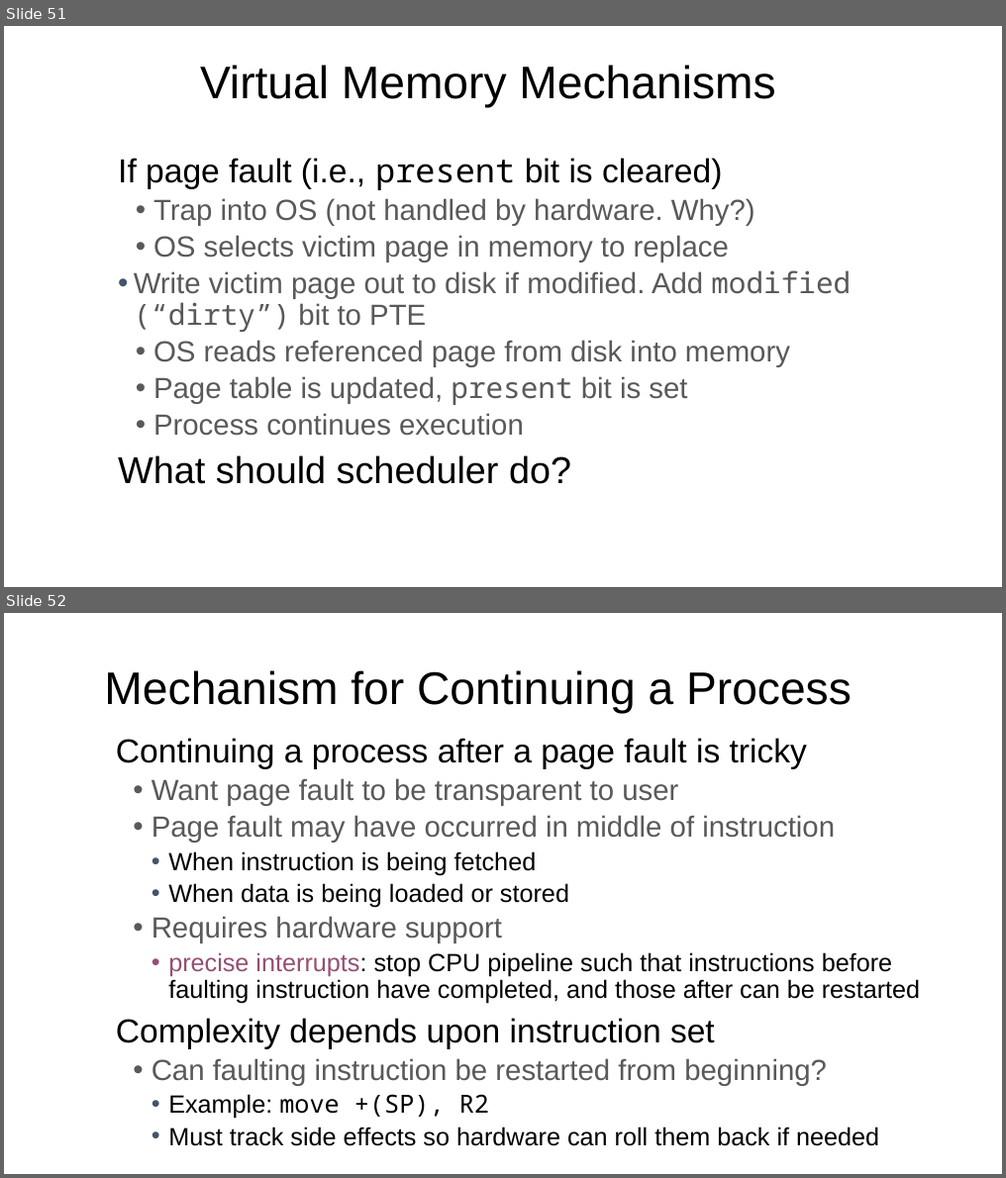
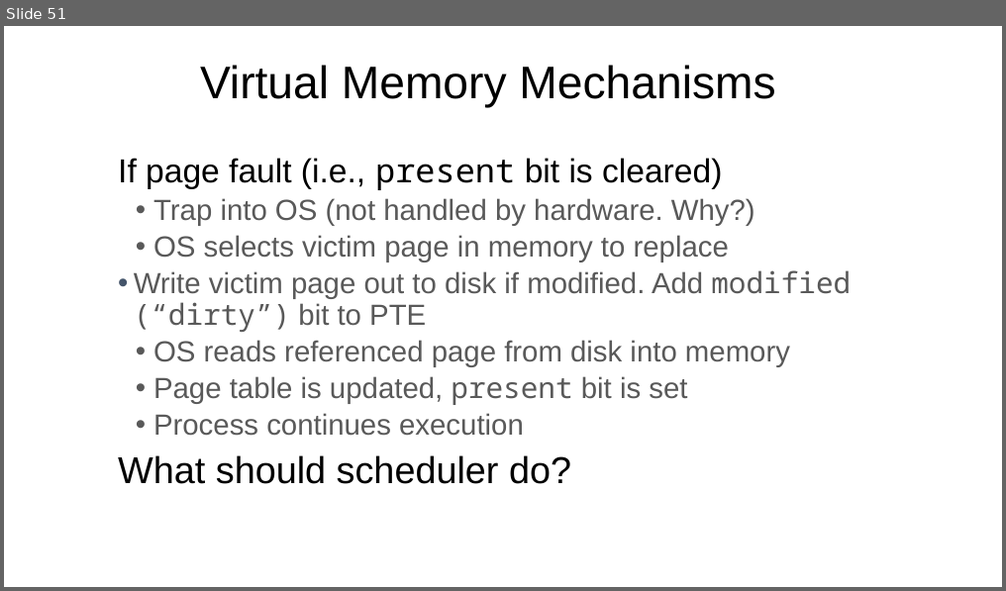
Before and after one commit to ngsrinivas/coursegen, a slide deck: ex/416-F23/staging/416-F23/lectures/07-virtual-memory.pptx. Shown one above the other, each under a label of ours: slides 51 and 52 before the commit, slide 51 after it. The pictures are 1006x1178 and 1006x591 pixels, drawn with LibreOffice and Linux fonts; fonts in the diff are those of the drawing. Boxes give left, top, right and bottom in pixels: in the first picture for what was removed or moved away, otherwise in the second. Text is boxed around its words. In the diff, an @@ line names an element or a change of style, - is before the commit and + after.

```diff
--- a/ex/416-F23/staging/416-F23/lectures/07-virtual-memory.pptx
+++ b/ex/416-F23/staging/416-F23/lectures/07-virtual-memory.pptx
@@ slide 52 removed at (4,613,1002,1174), background #FFFFFF @@
@@ title removed at (104,670,851,713) @@
-Mechanism for Continuing a Process
@@ text removed at (116,738,920,1147) @@
-Continuing a process after a page fault is tricky
-  • Want page fault to be transparent to user
-  • Page fault may have occurred in middle of instruction
-    • When instruction is being fetched
-    • When data is being loaded or stored
-  • Requires hardware support
-    • precise interrupts: stop CPU pipeline such that instructions before faulting instruction have completed, and those after can be restarted
-Complexity depends upon instruction set
-  • Can faulting instruction be restarted from beginning?
-    • Example: move +(SP), R2
-    • Must track side effects so hardware can roll them back if needed
```
Also in this commit, not shown: 39 other slides removed, 4 other files.
